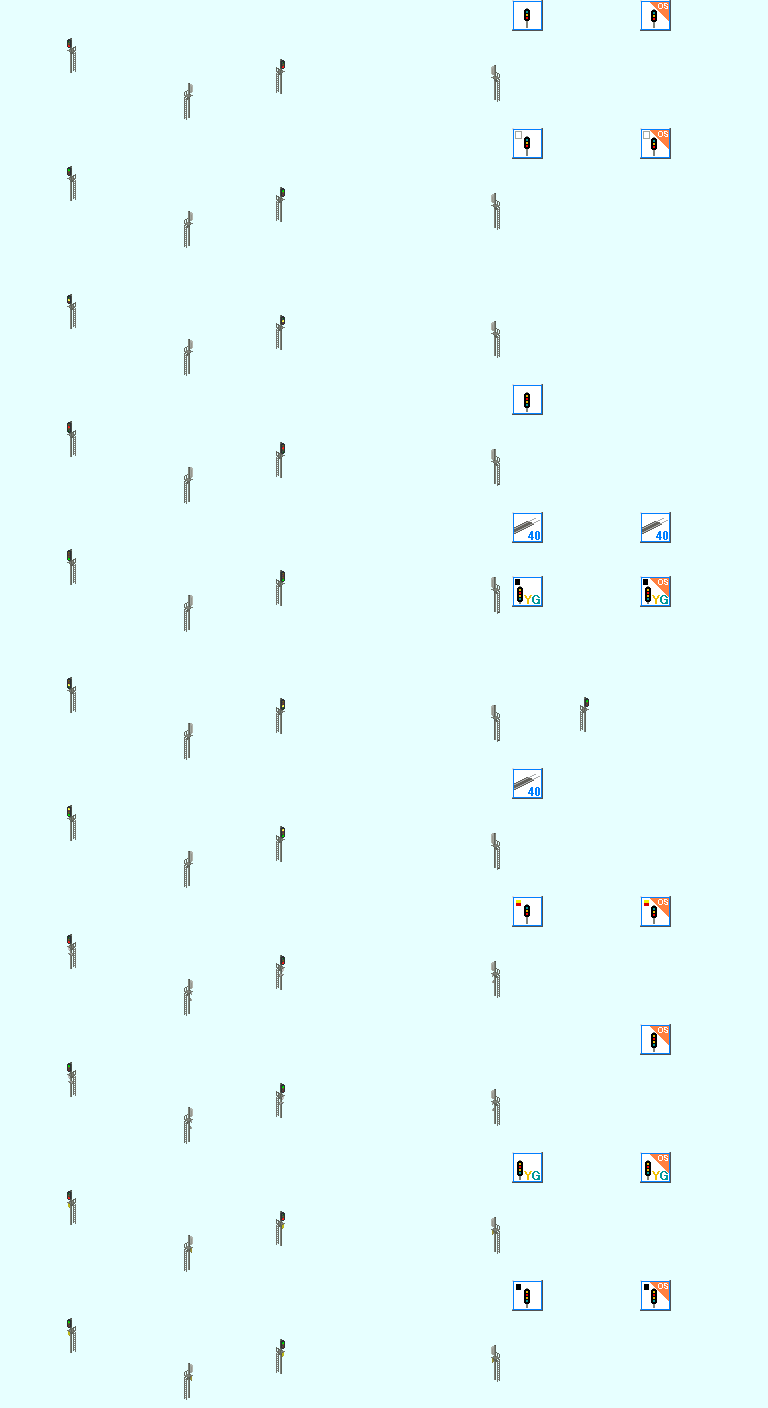
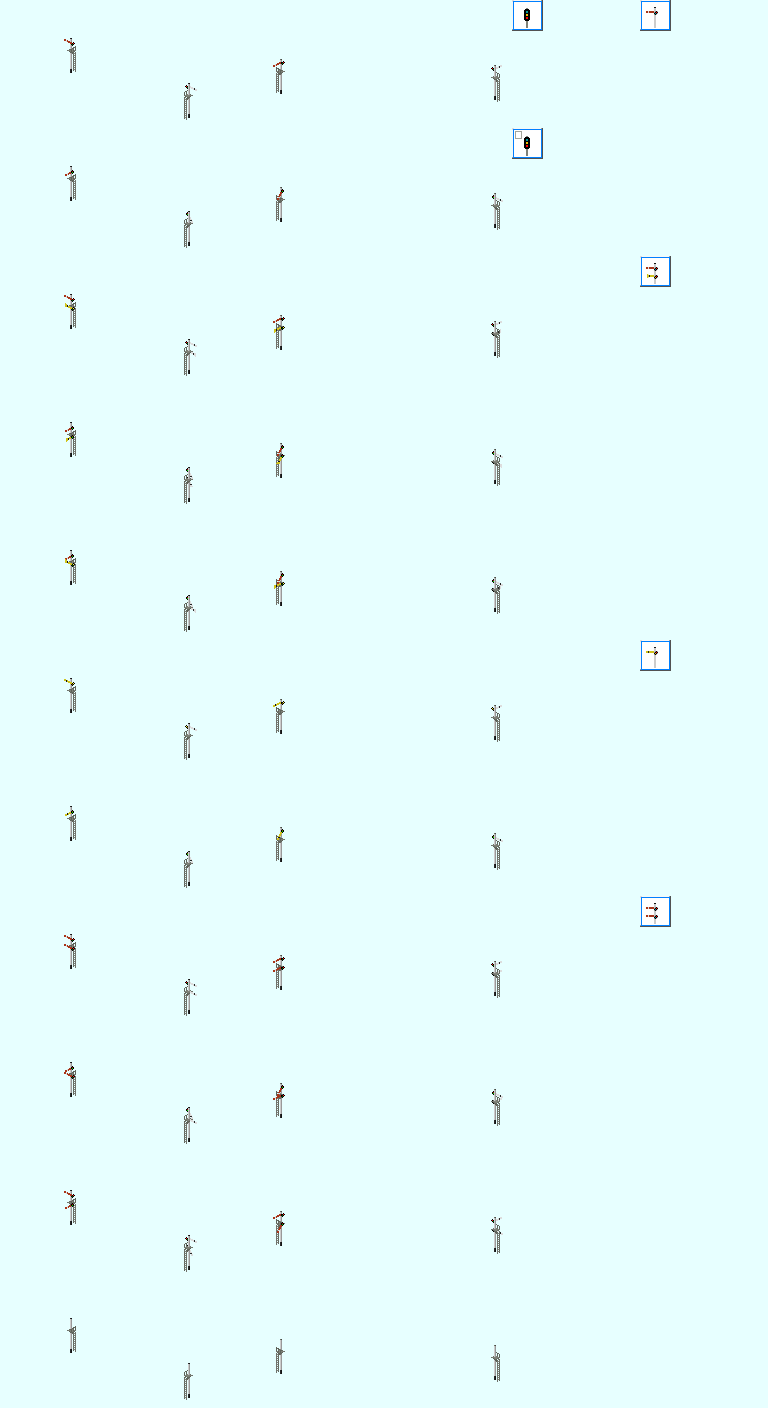
Two versions of the same layered image (w=768, h=1408). Layer-by-layer changes:
hid "4aspect", painted on it over (64, 384, 671, 886)
added layer "semaphore-y" above "semaphore #1" over (65, 303, 502, 613)
added layer "semaphore #1" above "ポール" over (64, 39, 503, 1256)
added layer "ポール" above "rail_signal01.PNG" over (67, 2, 671, 1398)
hid "rail_signal01.PNG" over (64, 2, 671, 1398)
